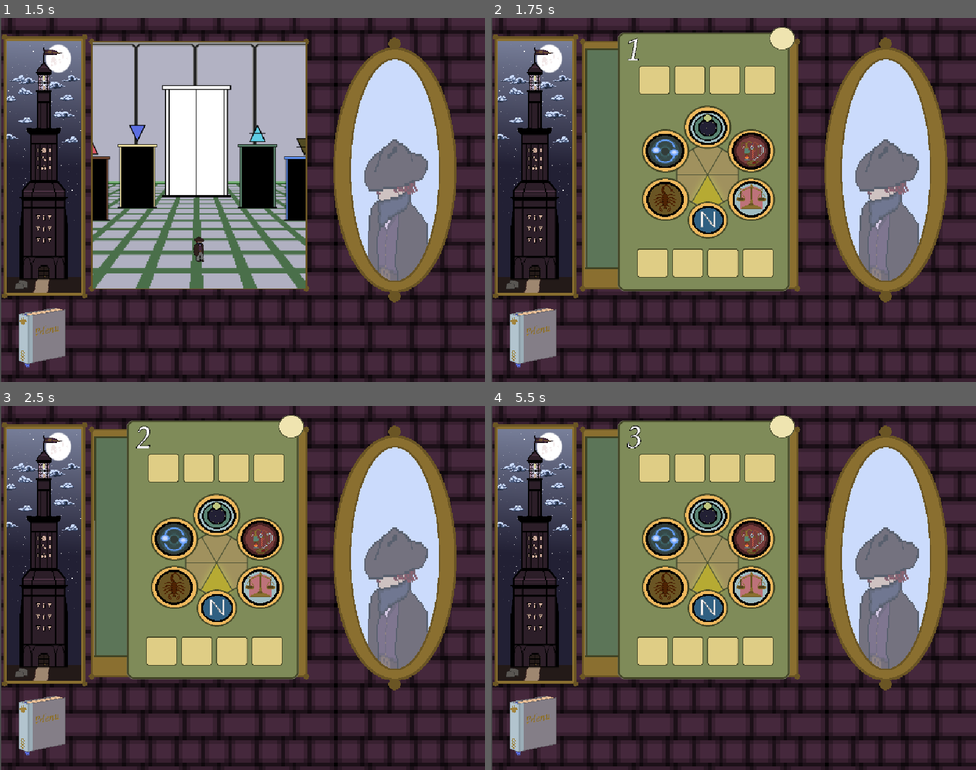
Above: before the commit, frames 1-4 (two rows, left to right).
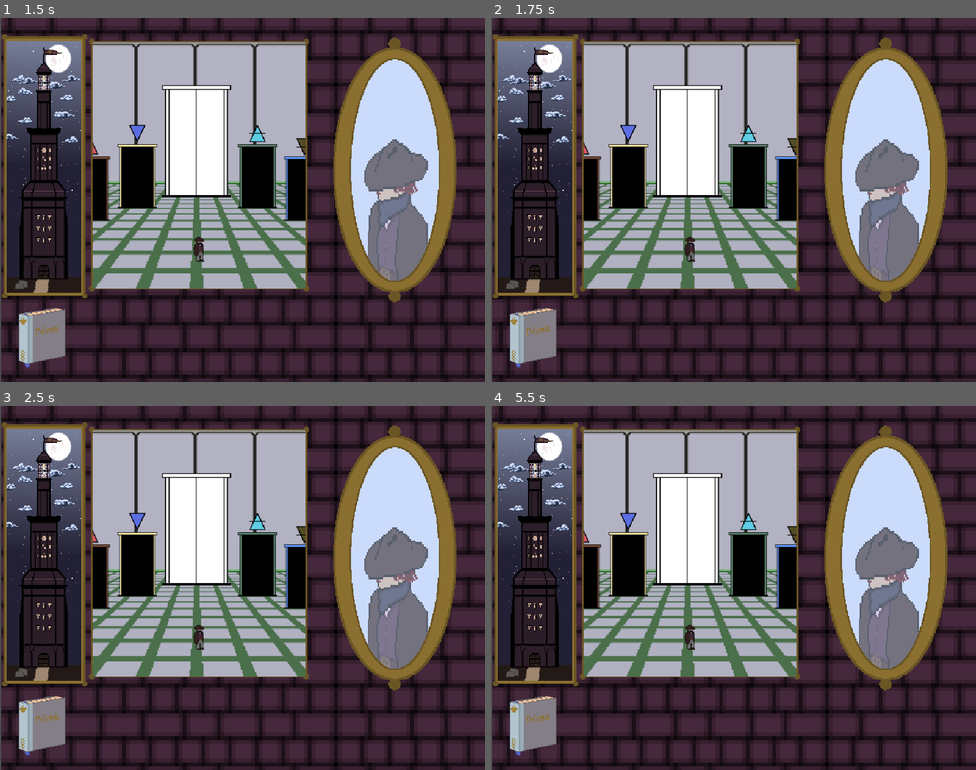
Above: after the commit, the same moments.

Repository: mccajd/Quintessential
Game: Godot game, scene res://Scenes/main_menu.tscn
Same seed, same stepped clock (60 frames per second), same inputs: the game is played once before the commit and once after it.
Inputs (mouse positions are in pixels of both pictures, inside the frame that each line leads up to):
- Up to frame 1 (1.5 s): click (441, 178) at 0.5 s; move the mouse to (349, 181) at 1.27 s; press the mouse at (349, 181) at 1.28 s
- Up to frame 2 (1.75 s): tap 1 (selectBeacon1, bound only before the commit) at 1.55 s
- Up to frame 3 (2.5 s): tap Enter at 2 s; move the mouse to (145, 606) at 2.02 s; release the mouse at (145, 606) at 2.03 s; tap 1 (selectBeacon1, bound only before the commit) at 2.1 s; tap 2 (selectBeacon2, bound only before the commit) at 2.3 s
- Up to frame 4 (5.5 s): click (534, 726) at 2.75 s; click "Return to Title" at 3.5 s; click (932, 566) at 4.25 s; move the mouse to (782, 507) at 5.02 s; tap 2 (selectBeacon2, bound only before the commit) at 5.1 s; tap 3 (selectBeacon3, bound only before the commit) at 5.3 s

Frame 1 is identical in both runs. In frame 2, 30% of the frame differs, in the area x 19-63%, y 2-76%; in frame 3, 30%; in frame 4, 30%.

Commit message:
Changed the action names and their corresponding keybinds

Diff:
--- a/project.godot
+++ b/project.godot
@@ -41,47 +41,47 @@
 "events": [Object(InputEventKey,"resource_local_to_scene":false,"resource_name":"","device":-1,"window_id":0,"alt_press …(195 unchanged characters)…
 ]
 }
-selectBeacon1={
+"Select Beacon 1"={
 "deadzone": 0.2,
 "events": [Object(InputEventKey,"resource_local_to_scene":false,"resource_name":"","device":-1,"window_id":0,"alt_press …(191 unchanged characters)…
 ]
 }
-selectBeacon2={
+"Select Beacon 2"={
 "deadzone": 0.2,
 "events": [Object(InputEventKey,"resource_local_to_scene":false,"resource_name":"","device":-1,"window_id":0,"alt_press …(191 unchanged characters)…
 ]
 }
-selectBeacon3={
+"Select Beacon 3"={
 "deadzone": 0.2,
 "events": [Object(InputEventKey,"resource_local_to_scene":false,"resource_name":"","device":-1,"window_id":0,"alt_press …(191 unchanged characters)…
 ]
 }
-selectBeacon4={
+"Select Beacon 4"={
 "deadzone": 0.2,
 "events": [Object(InputEventKey,"resource_local_to_scene":false,"resource_name":"","device":-1,"window_id":0,"alt_press …(191 unchanged characters)…
 ]
 }
-selectBeacon5={
+"Select Beacon 5"={
 "deadzone": 0.2,
 "events": [Object(InputEventKey,"resource_local_to_scene":false,"resource_name":"","device":-1,"window_id":0,"alt_press …(191 unchanged characters)…
 ]
 }
-selectBeacon6={
+"Select Beacon 6"={
 "deadzone": 0.2,
 "events": [Object(InputEventKey,"resource_local_to_scene":false,"resource_name":"","device":-1,"window_id":0,"alt_press …(191 unchanged characters)…
 ]
 }
-selectBeacon7={
+"Select Beacon 7"={
 "deadzone": 0.2,
 "events": [Object(InputEventKey,"resource_local_to_scene":false,"resource_name":"","device":-1,"window_id":0,"alt_press …(191 unchanged characters)…
 ]
 }
-selectBeacon8={
+"Select Beacon 8"={
 "deadzone": 0.2,
 "events": [Object(InputEventKey,"resource_local_to_scene":false,"resource_name":"","device":-1,"window_id":0,"alt_press …(191 unchanged characters)…
 ]
 }
-selectBeacon9={
+"Select Beacon 9"={
 "deadzone": 0.2,
 "events": [Object(InputEventKey,"resource_local_to_scene":false,"resource_name":"","device":-1,"window_id":0,"alt_press …(191 unchanged characters)…
 ]
